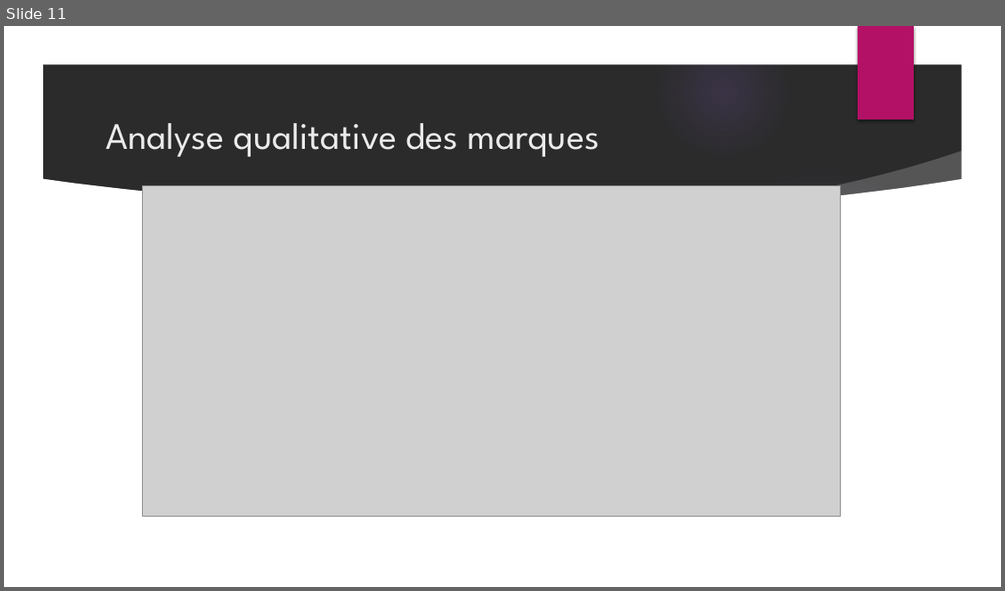
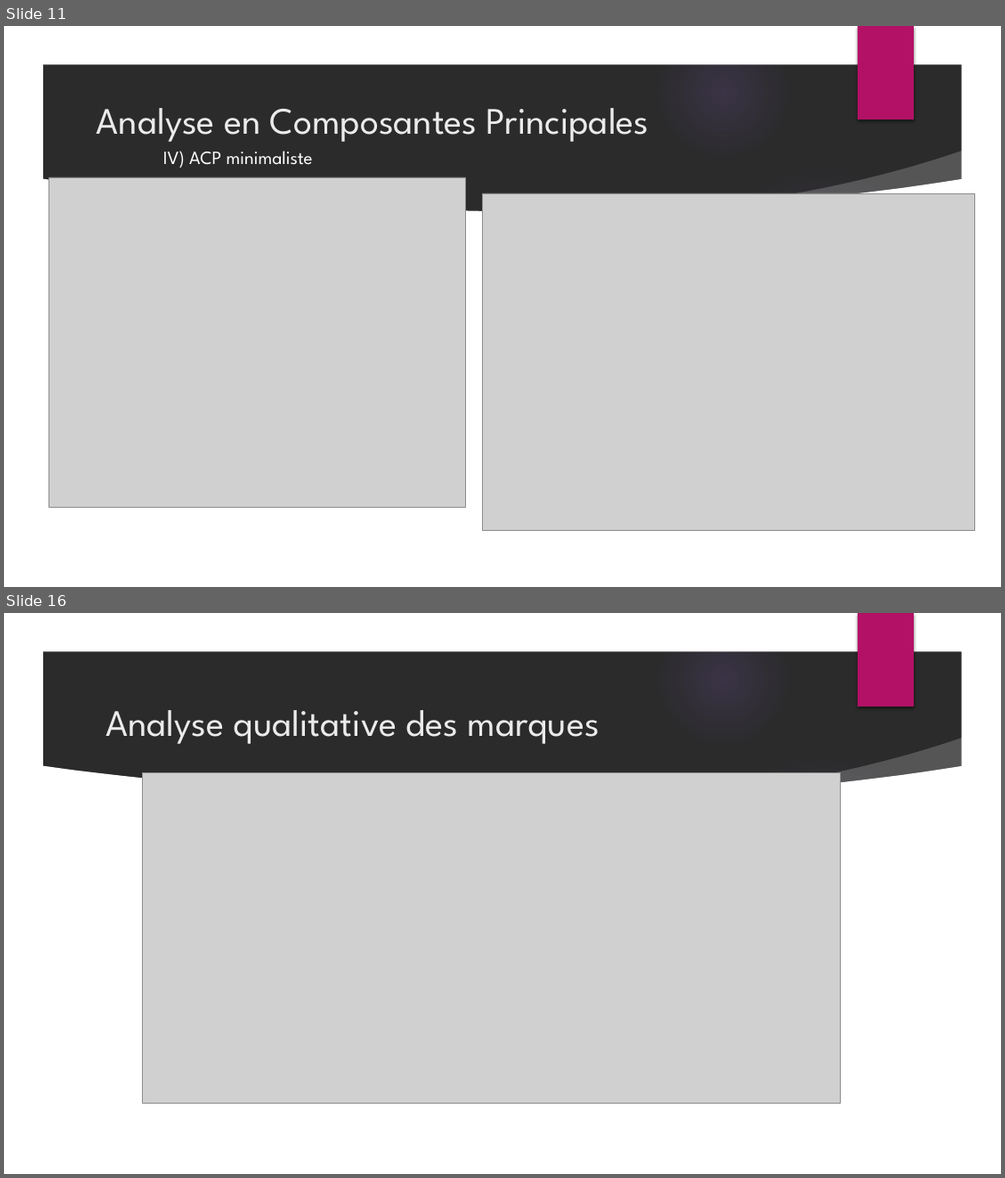
Before and after one commit to ThibaultDieudonne/OpenFoodFacts-Data-Exploration, a slide deck: P3_01_presentation.pptx. Shown one above the other, each under a label of ours: slide 11 before the commit, slides 11 and 16 after it; the slides between them are not shown. The pictures are 1005x591 and 1005x1178 pixels, drawn with LibreOffice and Linux fonts; fonts in the diff are those of the drawing; grey boxes stand for pictures; background and template pictures are left out; a plain dark background stands for a picture behind light text. Boxes give left, top, right and bottom in pixels: in the first picture for what was removed or moved away, otherwise in the second. Text is boxed around its words. In the diff, an @@ line names an element or a change of style, - is before the commit and + after.

```diff
--- a/P3_01_presentation.pptx
+++ b/P3_01_presentation.pptx
@@ slide 11 added at [4, 26, 1001, 587], background picture (left out); not listed: 9 template elements that a slide beside it also shows @@
@@ title added at [97, 108, 649, 142], 36 pt, text #EBEBEB @@
+Analyse en Composantes Principales
@@ text added at [163, 151, 313, 168], 18 pt, text #FFFFFF @@
+IV) ACP minimaliste
@@ picture added at [48, 177, 465, 507] @@
@@ picture added at [482, 193, 975, 531] @@
@@ what was slide 11 is now slide 16 @@
```
Also in this commit, not shown: 4 slides changed, 5 other slides added, 1 slide removed, 4 other files.
